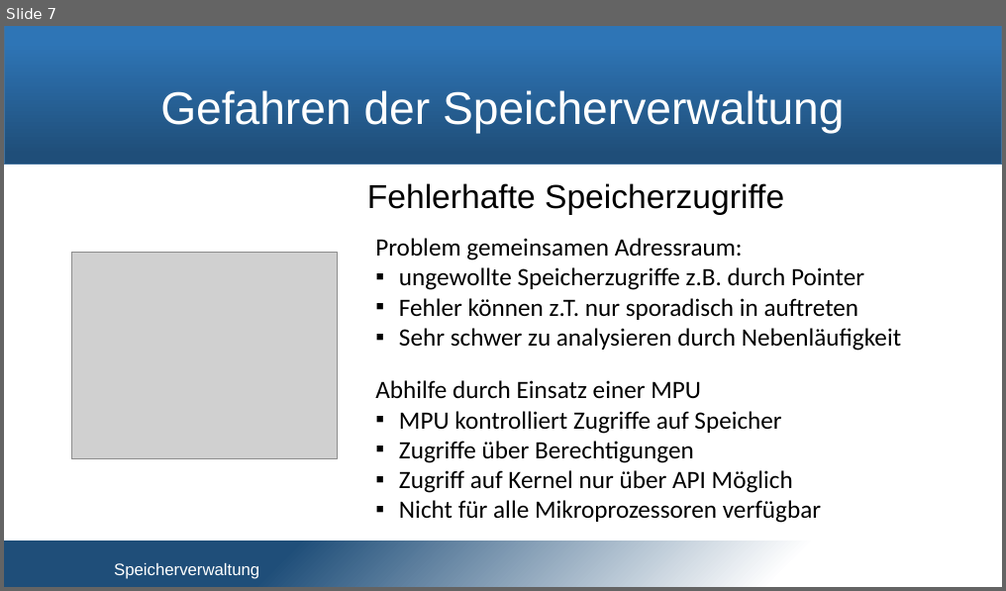
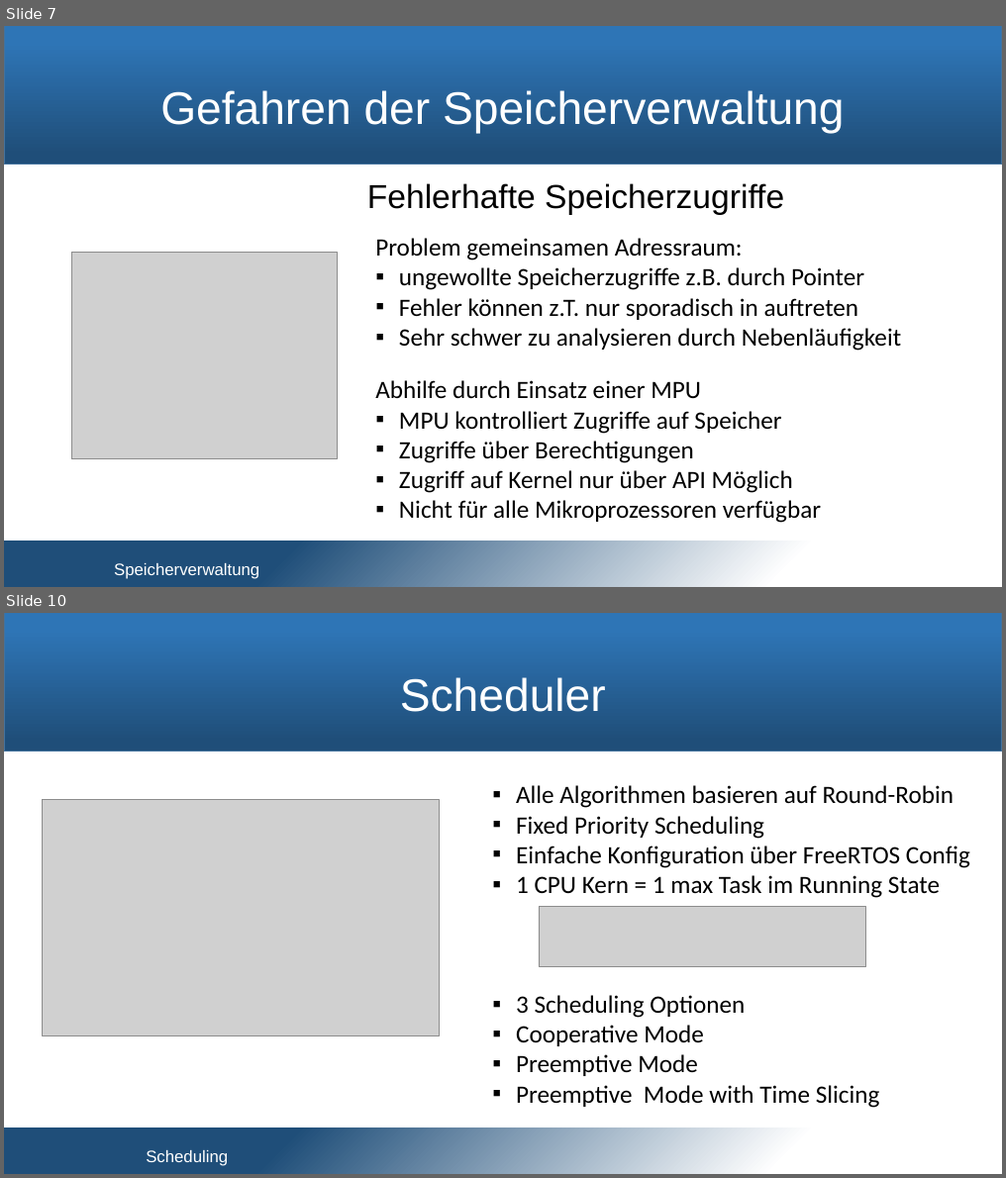
Before and after one commit to snobz/Seminar_BS_2017, a slide deck: Päsi/Seminar Betriebssysteme.pptx. Shown one above the other, each under a label of ours: slide 7 before the commit, slides 7 and 10 after it; the slides between them are not shown. The pictures are 1006x591 and 1006x1178 pixels, drawn with LibreOffice and Linux fonts; fonts in the diff are those of the drawing; grey boxes stand for pictures; background and template pictures are left out. Boxes give left, top, right and bottom in pixels: in the first picture for what was removed or moved away, otherwise in the second. Text is boxed around its words. In the diff, an @@ line names an element or a change of style, - is before the commit and + after.

Commit message:
further working on scheduling

```diff
--- a/Päsi/Seminar Betriebssysteme.pptx
+++ b/Päsi/Seminar Betriebssysteme.pptx
@@ slide 10 added at [4, 613, 1002, 1174], background #FFFFFF; not listed: 2 template elements that a slide beside it also shows @@
@@ title added at [400, 677, 606, 712], 44 pt, text #FFFFFF @@
+Scheduler
@@ text added at [516, 785, 970, 1108], 24 pt, text #000000 @@
+▪ Alle Algorithmen basieren auf Round-Robin
+▪ Fixed Priority Scheduling
+▪ Einfache Konfiguration über FreeRTOS Config
+▪ 1 CPU Kern = 1 max Task im Running State
+▪ 3 Scheduling Optionen
+▪ Cooperative Mode
+▪ Preemptive Mode
+▪ Preemptive Mode with Time Slicing
@@ picture added at [42, 800, 439, 1037] @@
@@ picture added at [539, 907, 865, 967] @@
@@ text added at [146, 1151, 228, 1166], 16 pt, text #FFFFFF @@
+Scheduling
```
Also in this commit, not shown: 2 slides changed, 4 other slides added, 2 slides removed, 2 other files.
